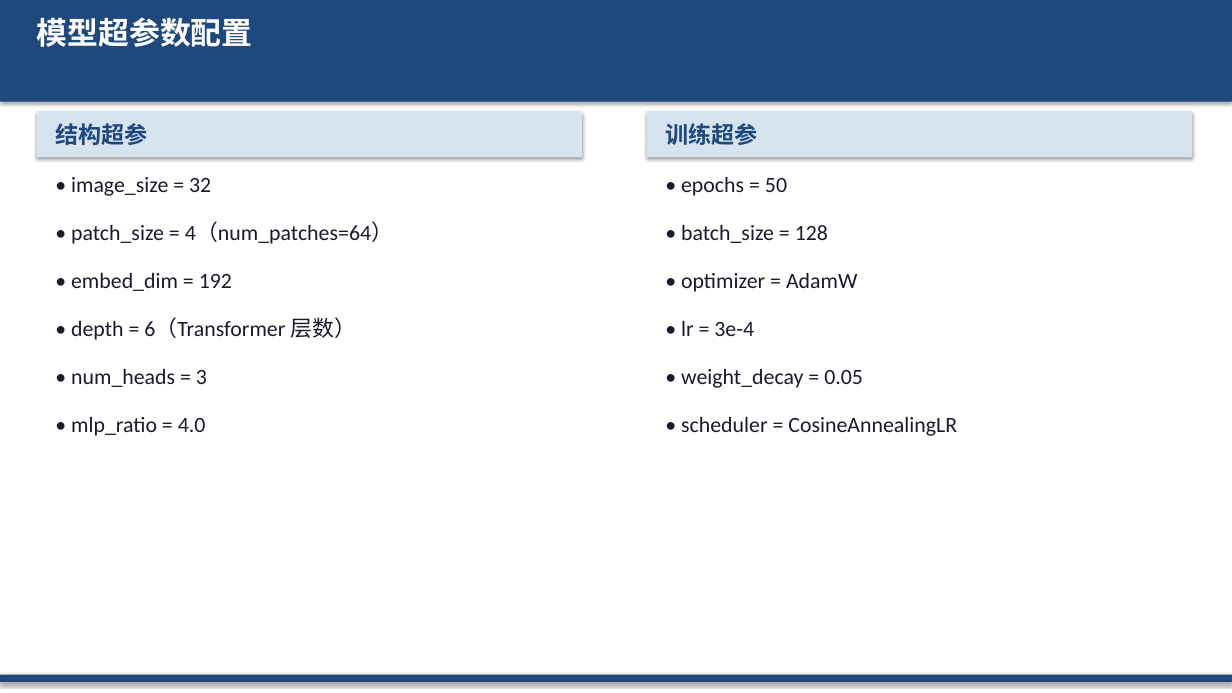
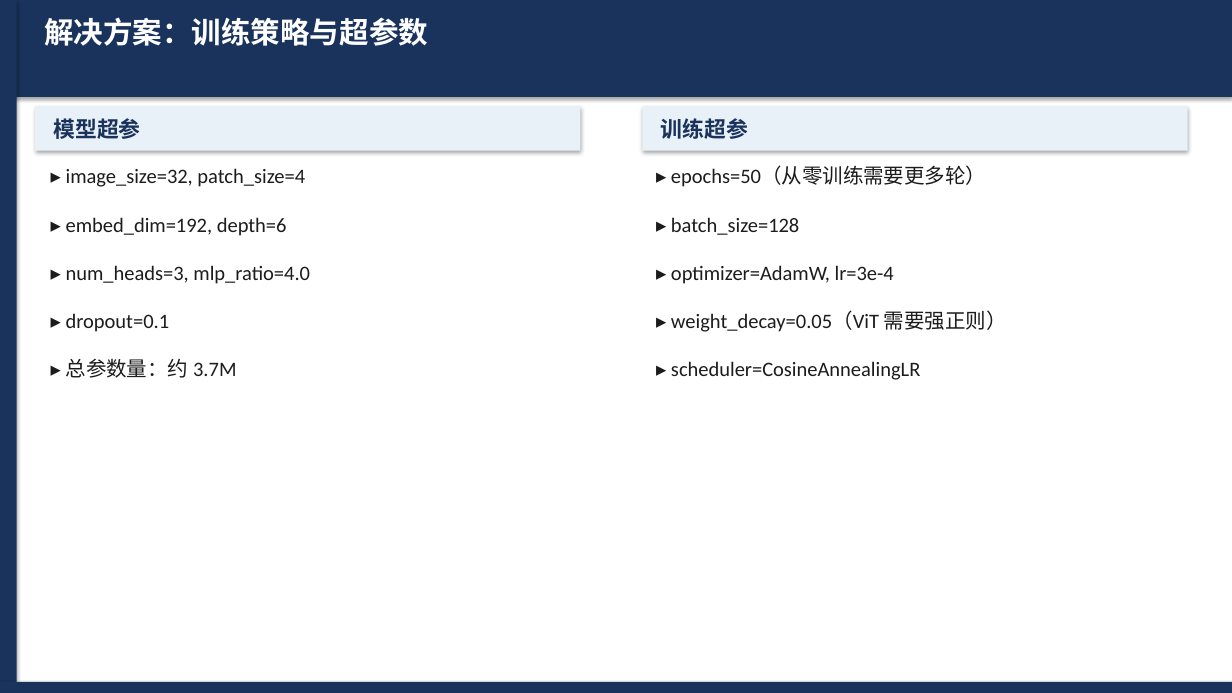
Before and after one commit to WevYang/deep_learning_task, a slide deck: slide 5 of reports/exp2_vit_cifar10.pptx. Drawn at 1232x693 pixels with LibreOffice and Linux fonts; fonts in the diff are those of the drawing. Boxes give left, top, right and bottom in pixels: in the first picture for what was removed or moved away, otherwise in the second. Text is boxed around its words. In the diff, an @@ line names an element or a change of style, - is before the commit and + after.

```diff
--- a/reports/exp2_vit_cifar10.pptx
+++ b/reports/exp2_vit_cifar10.pptx
@@ rectangle: place and size @@
-rectangle at box(0, 0, 1232, 102)
+rectangle at box(0, 0, 1232, 97)
@@ rectangle at box(0, 0, 1232, 97): fill #1F497D to #1A335C @@
@@ rectangle added at box(0, 0, 17, 693), fill #1A335C @@
@@ text at box(44, 17, 428, 46): text changed; size 24 to 23 pt @@
-模型超参数配置
+解决方案：训练策略与超参数
@@ rectangle at box(35, 106, 580, 151): fill #D6E4F0 to #E8F0F8 @@
@@ rectangle: place and size @@
-rectangle at box(37, 111, 582, 157)
+rectangle at box(35, 106, 580, 151)
@@ text at box(53, 118, 140, 139): text changed; size 18 to 17 pt; text colour #1F497D to #1A335C @@
-结构超参
+模型超参
@@ rectangle: place and size @@
-rectangle at box(647, 111, 1192, 157)
+rectangle at box(642, 106, 1188, 151)
@@ rectangle at box(642, 106, 1188, 151): fill #D6E4F0 to #E8F0F8 @@
@@ text "训练超参" at box(661, 118, 748, 139): size 18 to 17 pt, text colour #1F497D to #1A335C @@
@@ text at box(66, 168, 305, 187): text changed; size 17 to 16 pt; text colour #1A1A2E to #1C1C1C @@
-• patch_size = 4（num_patches=64）
+▸ image_size=32, patch_size=4
@@ text removed at box(71, 177, 211, 196) @@
-• image_size = 32
@@ text at box(671, 165, 986, 187): text changed; size 17 to 16 pt; text colour #1A1A2E to #1C1C1C @@
-• epochs = 50
+▸ epochs=50（从零训练需要更多轮）
@@ text at box(66, 217, 287, 236): text changed; size 17 to 16 pt; text colour #1A1A2E to #1C1C1C @@
-• embed_dim = 192
+▸ embed_dim=192, depth=6
@@ text at box(671, 217, 799, 235): text changed; size 17 to 16 pt; text colour #1A1A2E to #1C1C1C @@
-• batch_size = 128
+▸ batch_size=128
@@ text at box(66, 265, 310, 284): text changed; size 17 to 16 pt; text colour #1A1A2E to #1C1C1C @@
-• depth = 6（Transformer 层数）
+▸ num_heads=3, mlp_ratio=4.0
@@ text at box(671, 265, 894, 284): text changed; size 17 to 16 pt; text colour #1A1A2E to #1C1C1C @@
-• optimizer = AdamW
+▸ optimizer=AdamW, lr=3e-4
@@ text at box(66, 313, 170, 332): text changed; size 17 to 16 pt; text colour #1A1A2E to #1C1C1C @@
-• num_heads = 3
+▸ dropout=0.1
@@ text at box(671, 310, 1007, 332): text changed; size 17 to 16 pt; text colour #1A1A2E to #1C1C1C @@
-• lr = 3e-4
+▸ weight_decay=0.05（ViT 需要强正则）
@@ text at box(66, 358, 236, 378): text changed; size 17 to 16 pt; text colour #1A1A2E to #1C1C1C @@
-• mlp_ratio = 4.0
+▸ 总参数量：约 3.7M
@@ text at box(671, 361, 920, 380): text changed; size 17 to 16 pt; text colour #1A1A2E to #1C1C1C @@
-• scheduler = CosineAnnealingLR
+▸ scheduler=CosineAnnealingLR
@@ text removed at box(681, 369, 863, 388) @@
-• weight_decay = 0.05
@@ rectangle at box(0, 682, 1232, 693): fill #1F497D to #1A335C @@
@@ rectangle: place and size @@
-rectangle at box(0, 675, 1232, 682)
+rectangle at box(0, 682, 1232, 693)
```
Also in this commit, not shown: 6 other slides changed, 1 slide added, 1 slide removed, 5 other files.
